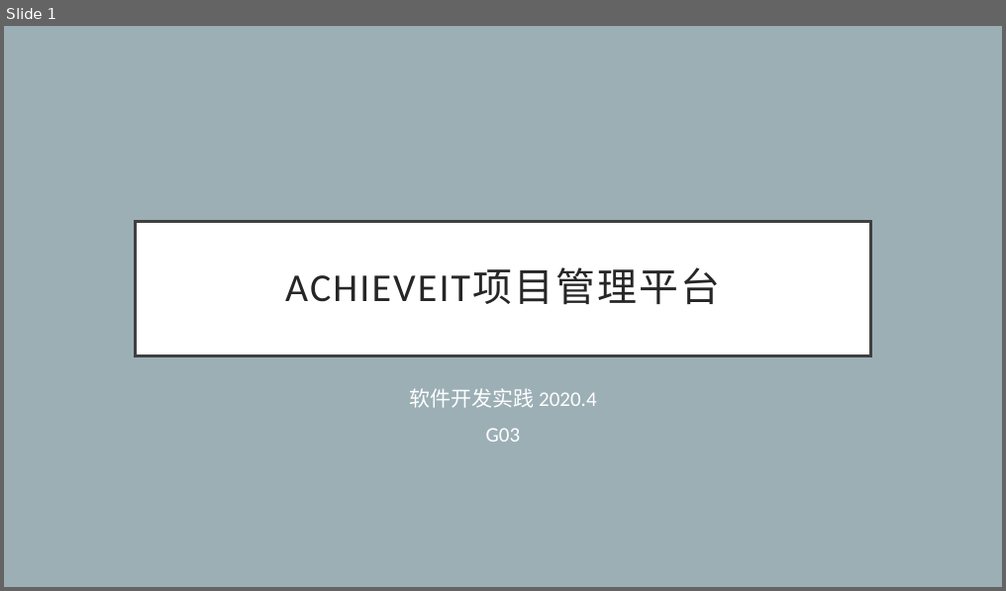
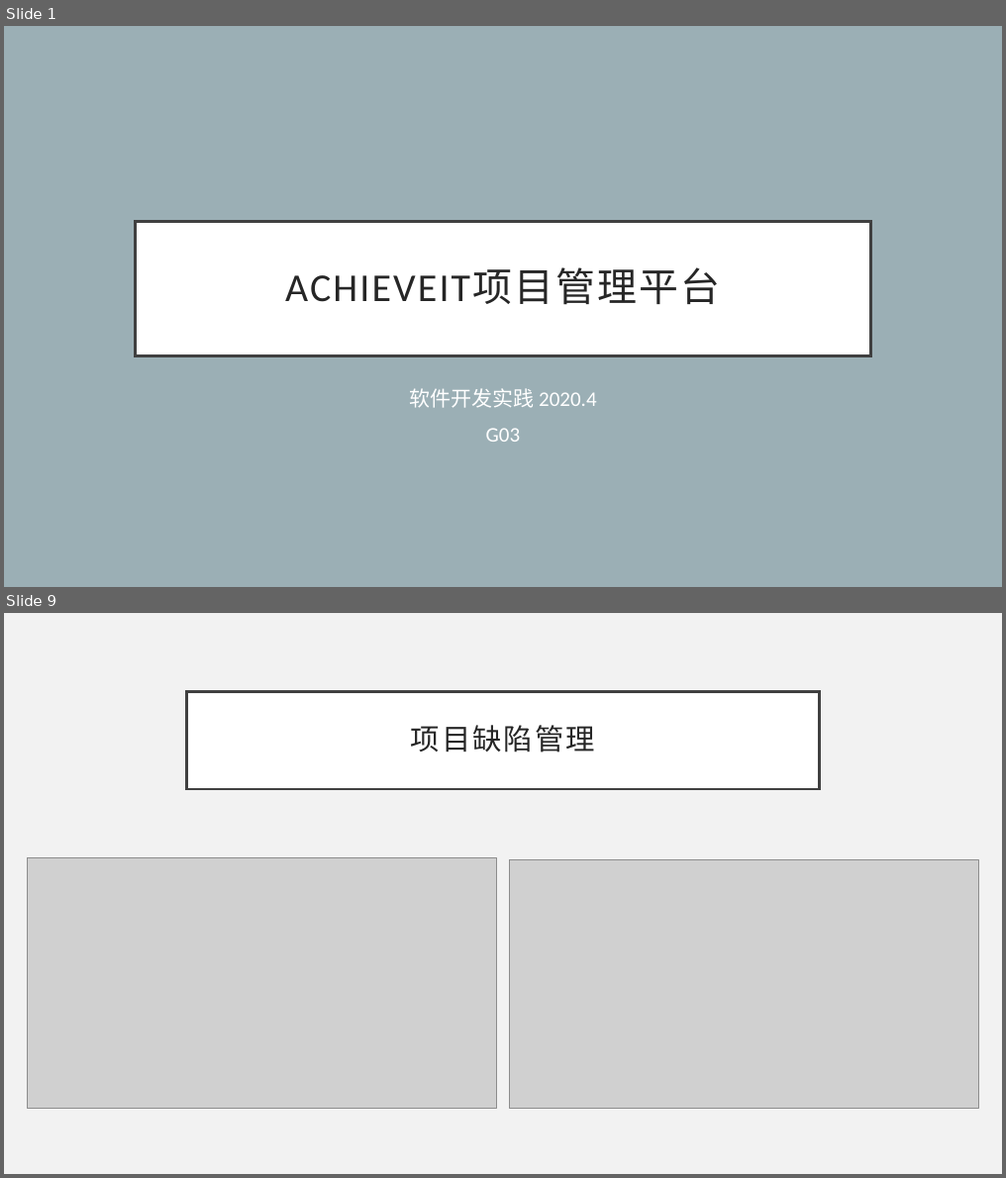
Before and after one commit to ceej7/ProjMGT, a slide deck: achieveit-docs/week8/演示文档_G03.pptx. Shown one above the other, each under a label of ours: slide 1 before the commit, slides 1 and 9 after it; the slides between them are not shown. The pictures are 1006x591 and 1006x1178 pixels, drawn with LibreOffice and Linux fonts; fonts in the diff are those of the drawing; grey boxes stand for pictures. Boxes give left, top, right and bottom in pixels: in the first picture for what was removed or moved away, otherwise in the second. Text is boxed around its words. In the diff, an @@ line names an element or a change of style, - is before the commit and + after.

```diff
--- a/achieveit-docs/week8/演示文档_G03.pptx
+++ b/achieveit-docs/week8/演示文档_G03.pptx
@@ slide 9 added at box(4, 613, 1002, 1174), background #F2F2F2 @@
@@ title added at box(187, 691, 819, 789), fill #FFFFFF, outline #404040 2.5 pt, 28 pt, text #262626 @@
+项目缺陷管理
@@ picture added at box(27, 858, 497, 1109) @@
@@ picture added at box(509, 861, 979, 1109) @@
```
Also in this commit, not shown: 4 slides changed, 8 other slides added, 1 slide removed, 5 other files.
